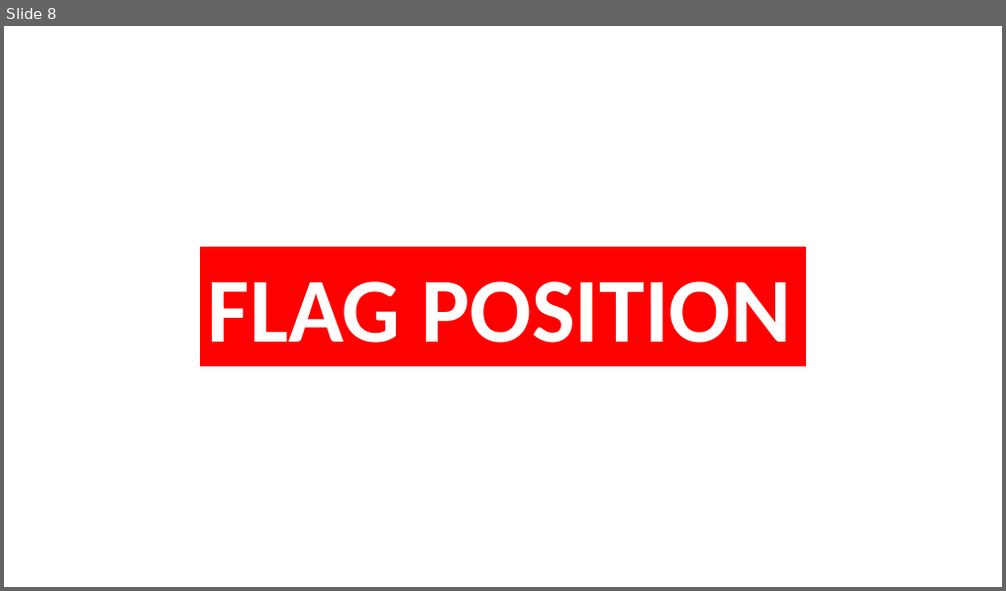
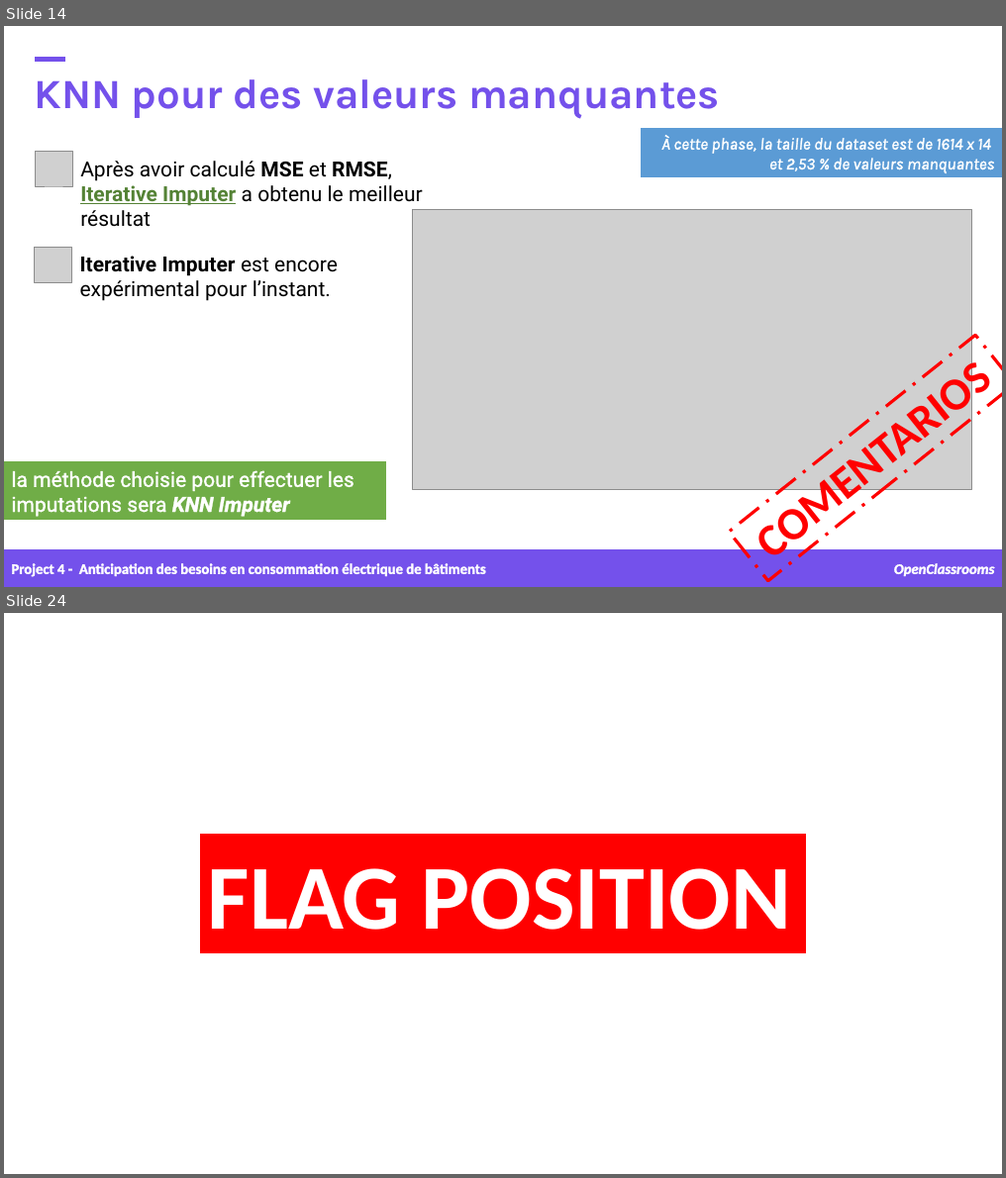
Before and after one commit to samirhinojosa/OC-P4-consumption-needs-of-buildings, a slide deck: supports/P4_presentation v1.pptx. Shown one above the other, each under a label of ours: slide 8 before the commit, slides 14 and 24 after it; the slides between them are not shown. The pictures are 1006x591 and 1006x1178 pixels, drawn with LibreOffice and Linux fonts; fonts in the diff are those of the drawing; grey boxes stand for pictures; background and template pictures are left out. Boxes give left, top, right and bottom in pixels: in the first picture for what was removed or moved away, otherwise in the second. Text is boxed around its words. In the diff, an @@ line names an element or a change of style, - is before the commit and + after.

```diff
--- a/supports/P4_presentation v1.pptx
+++ b/supports/P4_presentation v1.pptx
@@ slide 14 added at (4,26,1002,587), background picture (left out) @@
@@ text added at (35,79,720,119), 40 pt, text #7451EB, bold @@
+KNN pour des valeurs manquantes
@@ rectangle added at (35,57,64,62), fill #7451EB, outline #7451EB 1 pt @@
@@ rectangle added at (642,129,1002,177), fill #5B9BD5, outline #5B9BD5 1 pt @@
@@ text added at (661,135,994,174), 16 pt, text #FFFFFF, italic @@
+À cette phase, la taille du dataset est de 1614 x 14
+et 2,53 % de valeurs manquantes
@@ picture added at (35,152,72,187) @@
@@ text added at (80,161,423,206), 20 pt, text #000000 @@
+Après avoir calculé MSE et RMSE, Iterative Imputer a obtenu le meilleur résultat
@@ picture added at (412,210,972,490) @@
@@ picture added at (34,248,71,282) @@
@@ text added at (80,256,338,301), 20 pt, text #000000 @@
+Iterative Imputer est encore expérimental pour l’instant.
@@ rectangle added at (730,335,1002,581), outline #FF0000 3 pt dashed, 44 pt, text #FF0000, bold @@
+COMENTARIOS
@@ rectangle added at (4,463,386,520), fill #70AD47, outline #70AD47 1 pt @@
@@ text added at (11,471,354,517), 20 pt, text #FFFFFF @@
+la méthode choisie pour effectuer les imputations sera KNN Imputer
@@ rectangle added at (4,550,1002,587), fill #7451EB, outline #7451EB 1 pt @@
@@ text added at (11,564,486,577), 14 pt, text #FFFFFF, bold @@
+Project 4 - Anticipation des besoins en consommation électrique de bâtiments
@@ text added at (894,564,995,576), 14 pt, text #FFFFFF, bold, italic @@
+OpenClassrooms
@@ what was slide 8 is now slide 24 @@
```
Also in this commit, not shown: 7 slides changed, 14 other slides added, 1 slide removed, 55 other files.
